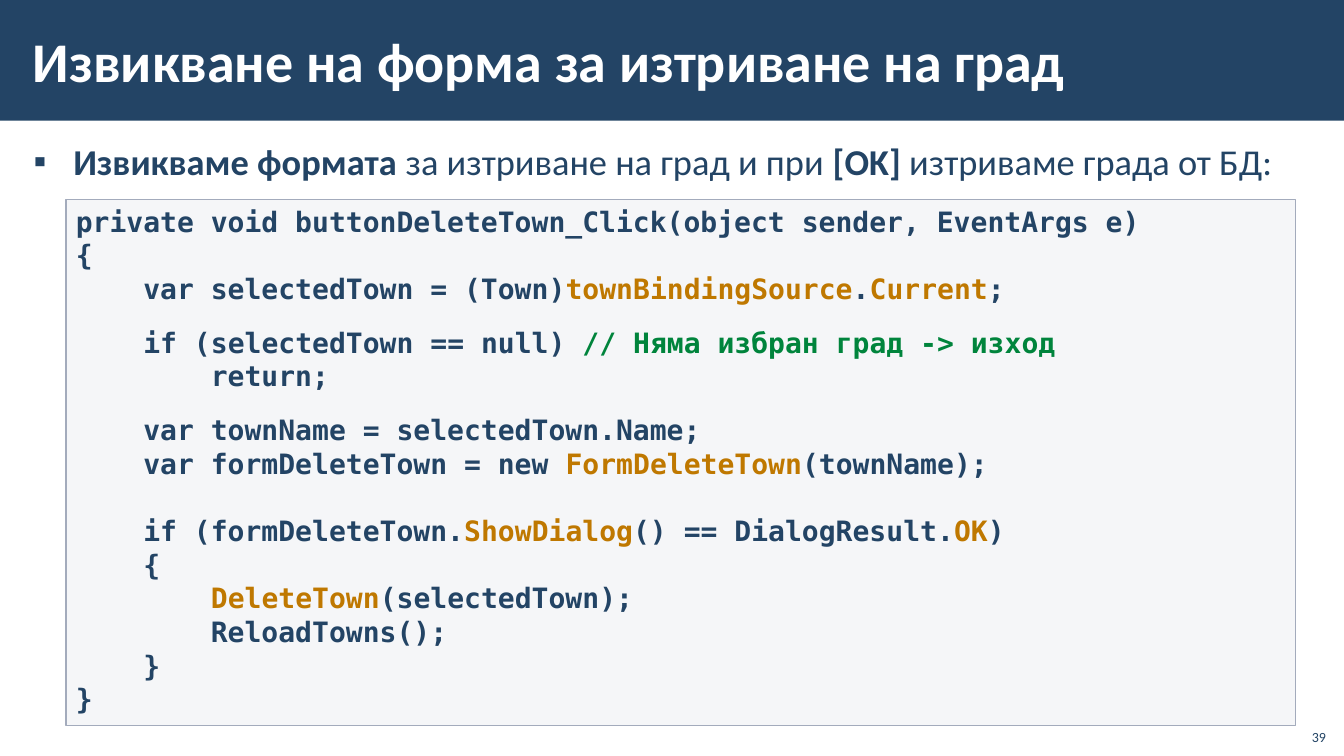
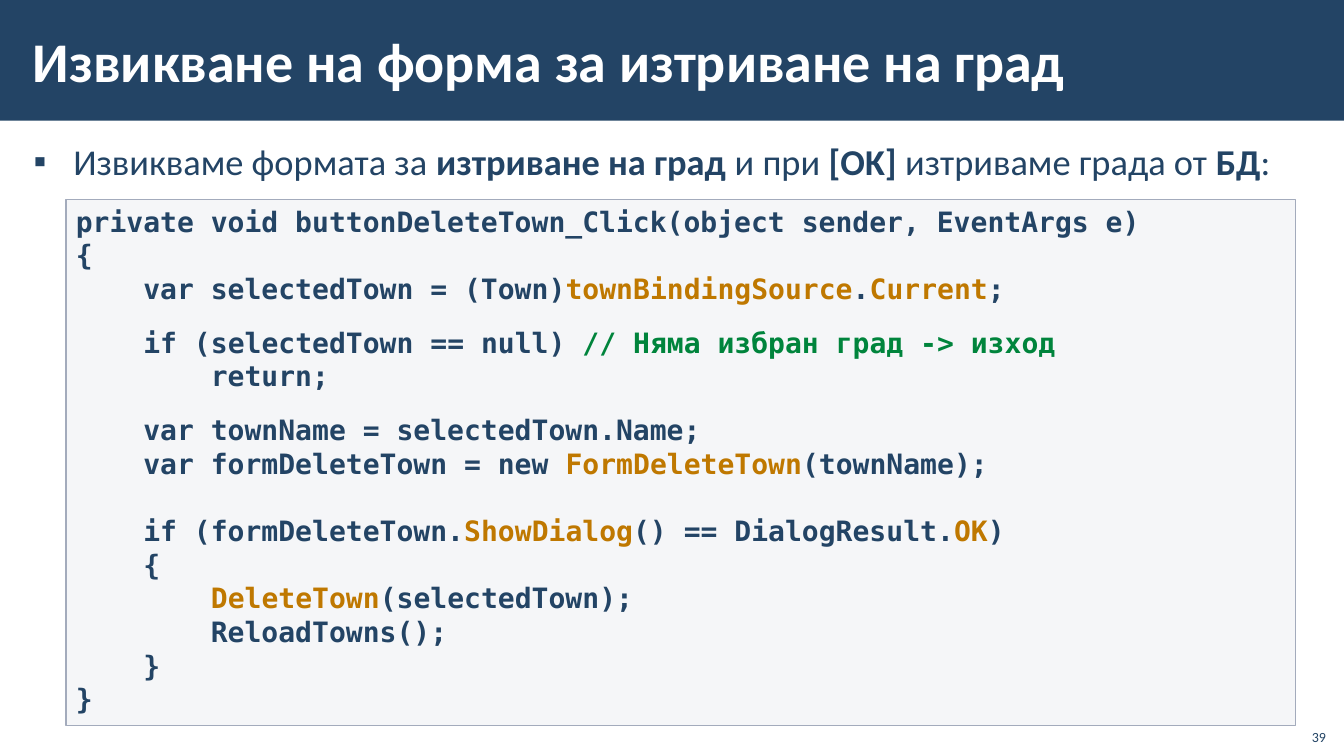
Before and after one commit to BG-IT-Edu/School-Programming, a slide deck: slide 39 of Courses/Software-Sciences/Module-4-Information-Systems-New/06-CRUD-with-EF-and-Windows-Forms/06-CRUD-with-EF-Core-and-Windows-Forms.pptx. Drawn at 1344x756 pixels with LibreOffice and Linux fonts; fonts in the diff are those of the drawing; background and template pictures are left out. Boxes give left, top, right and bottom in pixels: in the first picture for what was removed or moved away, otherwise in the second. Text is boxed around its words. In the diff, an @@ line names an element or a change of style, - is before the commit and + after.

```diff
--- a/Courses/Software-Sciences/Module-4-Information-Systems-New/06-CRUD-with-EF-and-Windows-Forms/06-CRUD-with-EF-Core-and-Windows-Forms.pptx
+++ b/Courses/Software-Sciences/Module-4-Information-Systems-New/06-CRUD-with-EF-and-Windows-Forms/06-CRUD-with-EF-Core-and-Windows-Forms.pptx
@@ text "Извикваме формата за изтриване на ..." at [73, 148, 1271, 181]: bold off in "Извикваме формата"; bold on in "изтриване на град БД:" @@
```
Also in this commit, not shown: 8 other slides changed.
